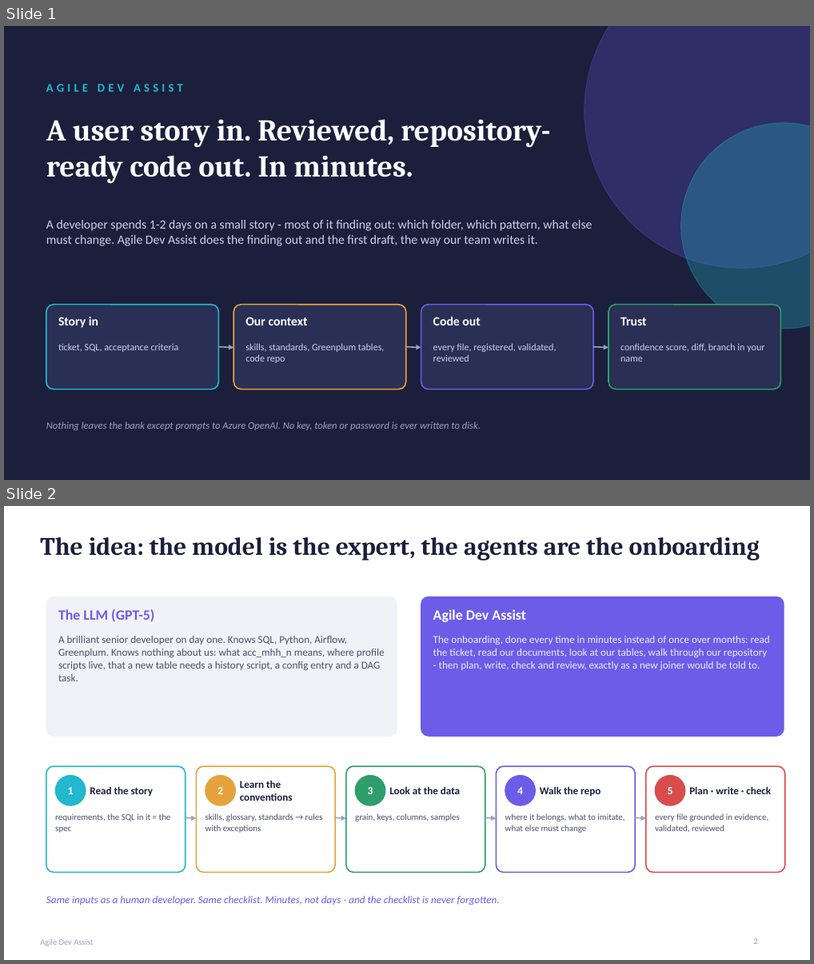
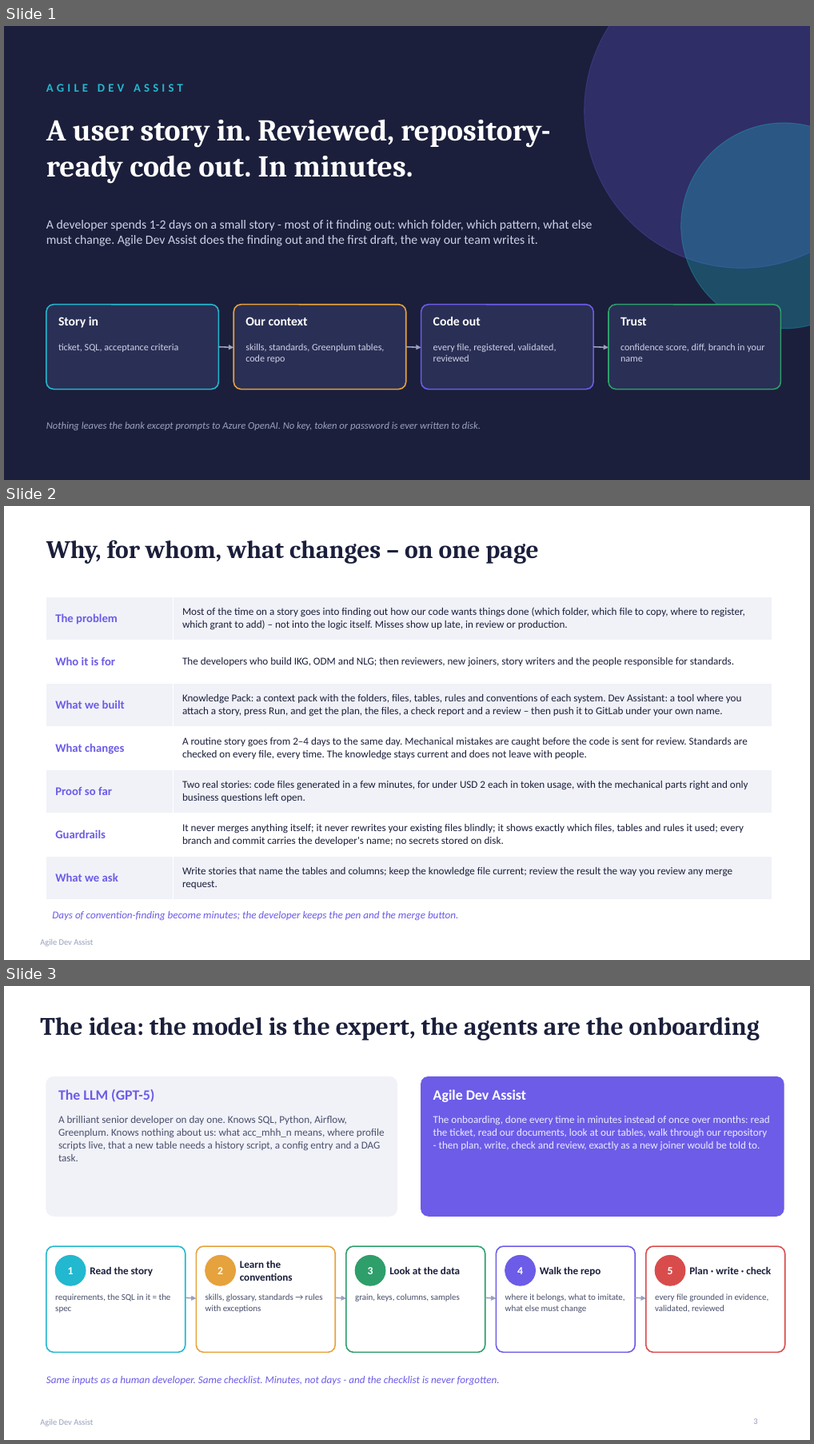
Before and after one commit to shahpratik48/Python, a slide deck: Agile_Dev_Assist_5_slides.pptx. Shown one above the other, each under a label of ours: slides 1 and 2 before the commit, slides 1, 2 and 3 after it. The pictures are 814x964 and 814x1444 pixels, drawn with LibreOffice and Linux fonts; fonts in the diff are those of the drawing. Boxes give left, top, right and bottom in pixels: in the first picture for what was removed or moved away, otherwise in the second. Text is boxed around its words. In the diff, an @@ line names an element or a change of style, - is before the commit and + after.

```diff
--- a/Agile_Dev_Assist_5_slides.pptx
+++ b/Agile_Dev_Assist_5_slides.pptx
@@ slide 2 added at [4, 506, 810, 960], background #FFFFFF; not listed: 1 template element that a slide beside it also shows @@
@@ title added at [46, 540, 538, 564], 30 pt, text #1B1F3B, bold @@
+Why, for whom, what changes – on one page
@@ table added at [46, 596, 772, 900], 7 rows, 2 columns @@
+The problem | Most of the time on a story goes into finding out how our code wants things done (which folder, which file to copy, where to register, which grant to add) – not into the logic itself. Misses show up late, in review or production.
+Who it is for | The developers who build IKG, ODM and NLG; then reviewers, new joiners, story writers and the people responsible for standards.
+What we built | Knowledge Pack: a context pack with the folders, files, tables, rules and conventions of each system. Dev Assistant: a tool where you attach a story, press Run, and get the plan, the files, a check report and a review – then push it to GitLab under your own name.
+What changes | A routine story goes from 2–4 days to the same day. Mechanical mistakes are caught before the code is sent for review. Standards are checked on every file, every time. The knowledge stays current and does not leave with people.
+Proof so far | Two real stories: code files generated in a few minutes, for under USD 2 each in token usage, with the mechanical parts right and only business questions left open.
+Guardrails | It never merges anything itself; it never rewrites your existing files blindly; it shows exactly which files, tables and rules it used; every branch and commit carries the developer's name; no secrets stored on disk.
+What we ask | Write stories that name the tables and columns; keep the knowledge file current; review the result the way you review any merge request.
@@ text added at [52, 911, 458, 920], 12.5 pt, text #6C5CE7, italic @@
+Days of convention-finding become minutes; the developer keeps the pen and the merge button.
@@ what was slide 2 is now slide 3 @@
```
Also in this commit, not shown: 2 other slides added, 1 other file.
